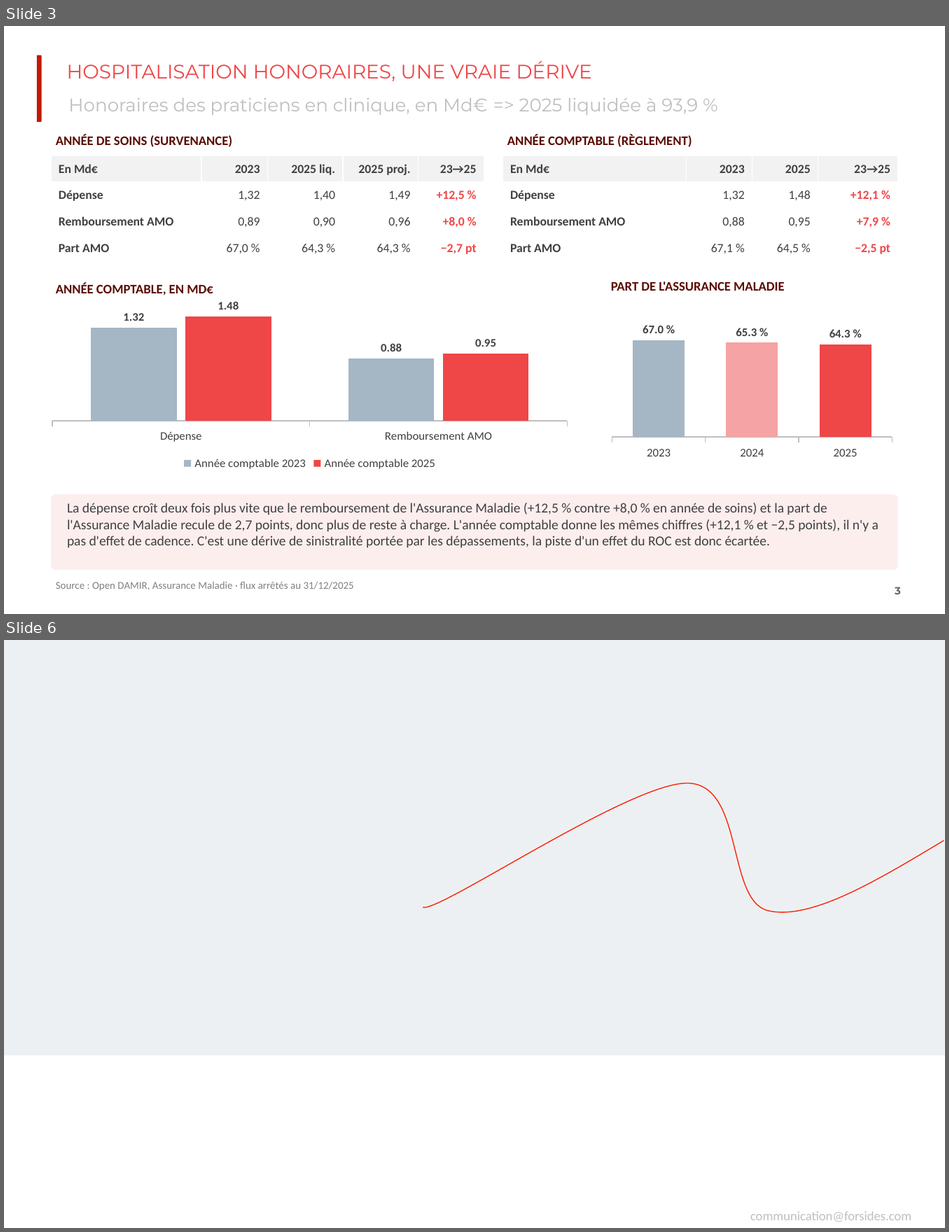
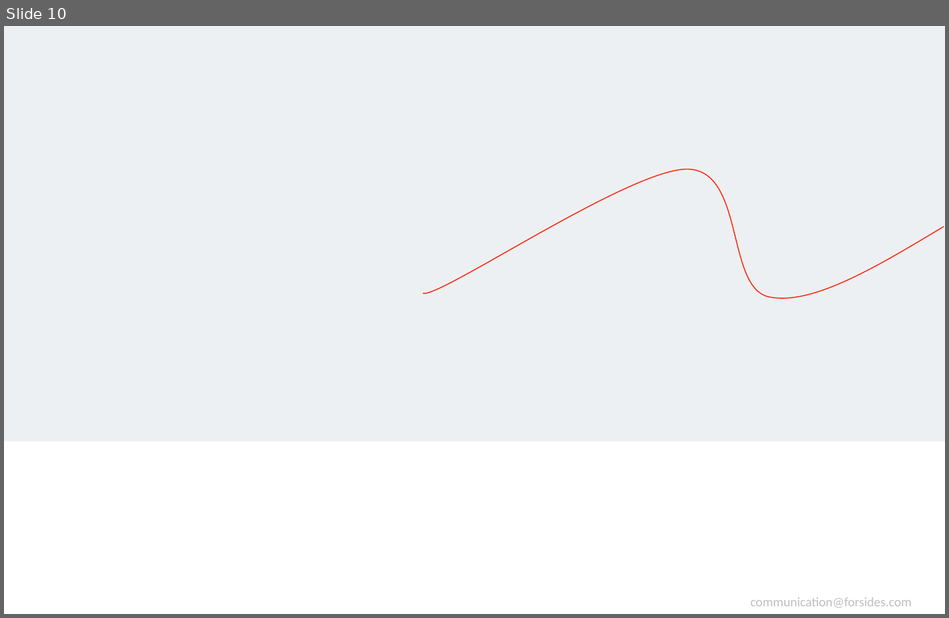
Before and after one commit to Simspeed1769/DONNEE-PARQUET, a slide deck: Question Client Hospitalisation ROC.pptx. Shown one above the other, each under a label of ours: slides 3 and 6 before the commit, slide 10 after it; the slides between them are not shown. The pictures are 949x1232 and 949x618 pixels, drawn with LibreOffice and Linux fonts; fonts in the diff are those of the drawing; background and template pictures are left out. Boxes give left, top, right and bottom in pixels: in the first picture for what was removed or moved away, otherwise in the second. Text is boxed around its words. In the diff, an @@ line names an element or a change of style, - is before the commit and + after.

```diff
--- a/Question Client Hospitalisation ROC.pptx
+++ b/Question Client Hospitalisation ROC.pptx
@@ slide 3 removed at bbox=[4, 26, 945, 614], background #FFFFFF @@
@@ round same rect removed at bbox=[37, 55, 42, 122] @@
@@ title removed at bbox=[67, 61, 592, 81] @@
-HOSPITALISATION HONORAIRES, UNE VRAIE DÉRIVE
@@ text removed at bbox=[68, 98, 698, 115] @@
-Honoraires des praticiens en clinique, en Md€ => 2025 liquidée à 93,9 %
@@ text removed at bbox=[56, 134, 233, 147] @@
-ANNÉE DE SOINS (SURVENANCE)
@@ text removed at bbox=[507, 134, 692, 147] @@
-ANNÉE COMPTABLE (RÈGLEMENT)
@@ table removed at bbox=[51, 156, 483, 261], 4 rows, 5 columns @@
-En Md€ | 2023 | 2025 liq. | 2025 proj. | 23→25
-Dépense | 1,32 | 1,40 | 1,49 | +12,5 %
-Remboursement AMO | 0,89 | 0,90 | 0,96 | +8,0 %
-Part AMO | 67,0 % | 64,3 % | 64,3 % | −2,7 pt
@@ table removed at bbox=[502, 156, 898, 261], 4 rows, 4 columns @@
-En Md€ | 2023 | 2025 | 23→25
-Dépense | 1,32 | 1,48 | +12,1 %
-Remboursement AMO | 0,88 | 0,95 | +7,9 %
-Part AMO | 67,1 % | 64,5 % | −2,5 pt
@@ text removed at bbox=[56, 283, 213, 296] @@
-ANNÉE COMPTABLE, EN MD€
@@ column chart removed at bbox=[606, 289, 898, 464] @@
-categories: 2023, 2024, 2025
-Series 1: 67, 65.3, 64.3
@@ text removed at bbox=[611, 281, 784, 291] @@
-PART DE L'ASSURANCE MALADIE
@@ column chart removed at bbox=[42, 300, 578, 474] @@
-categories: Dépense, Remboursement AMO
-Année comptable 2023: 1.32, 0.88
-Année comptable 2025: 1.48, 0.95
@@ rounded rectangle removed at bbox=[51, 494, 898, 570] @@
@@ text removed at bbox=[67, 503, 878, 548] @@
-La dépense croît deux fois plus vite que le remboursement de l'Assurance Maladie (+12,5 % contre +8,0 % en année de soins) et la part de l'Assurance Maladie recule de 2,7 points, donc plus de reste à charge. L'année comptable donne les mêmes chiffres (+12,1 % et −2,5 points), il n'y a pas d'effet de cadence. C'est une dérive de sinistralité portée par les dépassements, la piste d'un effet du ROC est donc écartée.
@@ text removed at bbox=[56, 582, 354, 591] @@
-Source : Open DAMIR, Assurance Maladie · flux arrêtés au 31/12/2025
@@ page number removed at bbox=[894, 587, 901, 594] @@
-3
@@ what was slide 6 is now slide 10 @@
```
Also in this commit, not shown: 1 slide changed, 8 slides added, 3 other slides removed, 5 other files.
